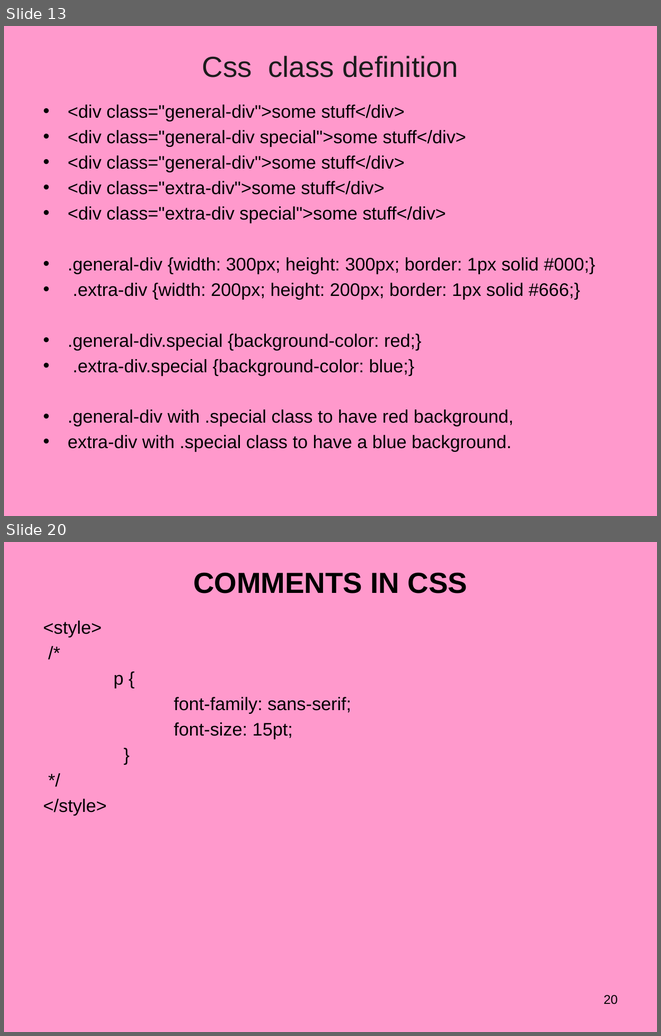
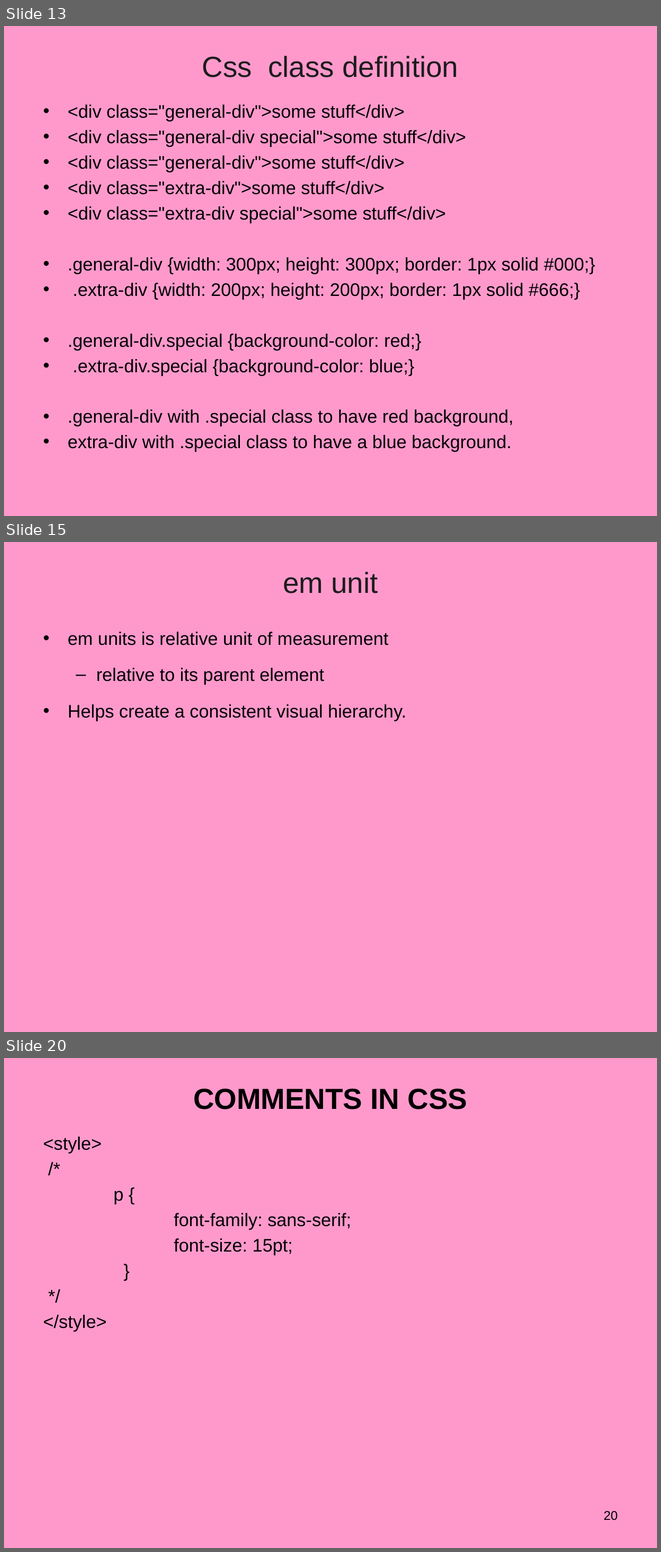
Before and after one commit to vatsanTraining/ui_june_2024, a slide deck: CSS_2024.pptx. Shown one above the other, each under a label of ours: slides 13 and 20 before the commit, slides 13, 15 and 20 after it; the slides between them are not shown. The pictures are 661x1036 and 661x1552 pixels, drawn with LibreOffice and Linux fonts; fonts in the diff are those of the drawing; background and template pictures are left out. Boxes give left, top, right and bottom in pixels: in the first picture for what was removed or moved away, otherwise in the second. Text is boxed around its words. In the diff, an @@ line names an element or a change of style, - is before the commit and + after.

```diff
--- a/CSS_2024.pptx
+++ b/CSS_2024.pptx
@@ slide 15 added at (4, 542, 657, 1032), background picture (left out) @@
@@ title added at (283, 572, 378, 593), 32 pt, text #1C1C1C @@
+em unit
@@ text added at (68, 632, 406, 721), 20 pt, text #000000 @@
+• em units is relative unit of measurement
+  – relative to its parent element
+• Helps create a consistent visual hierarchy.
```
Also in this commit, not shown: 3 slides changed, 7 other slides added, 6 slides removed, 24 other files.
